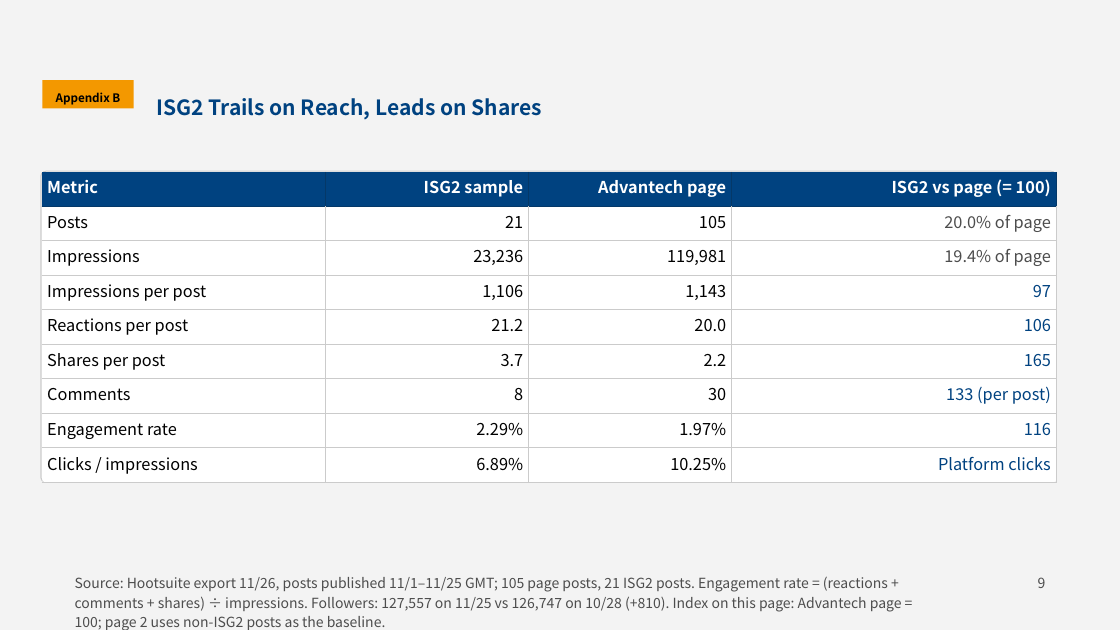
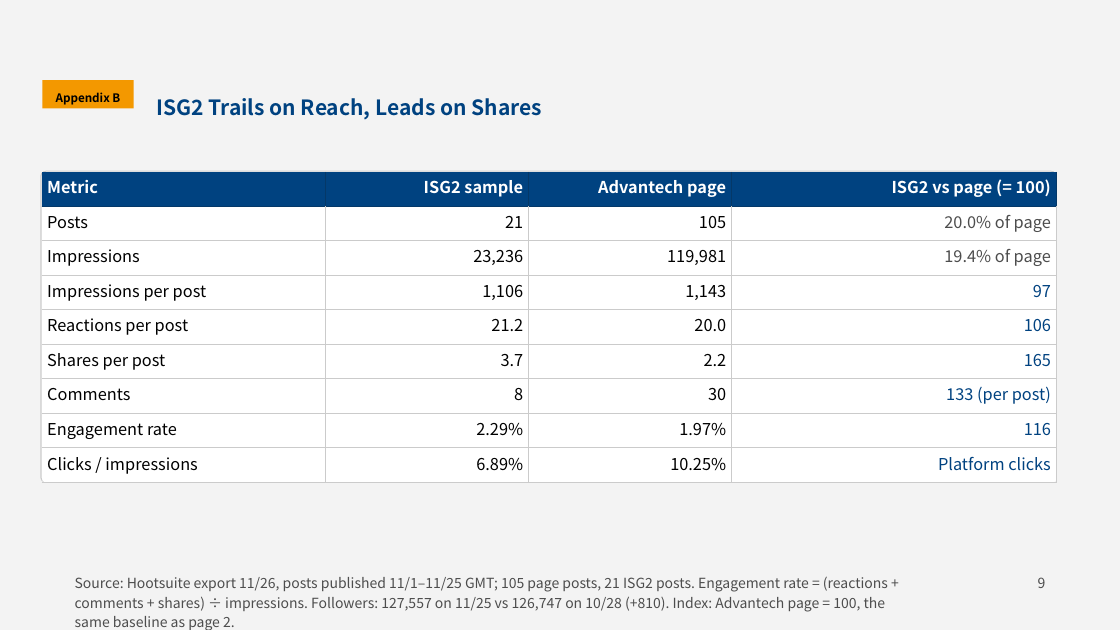
Before and after one commit to jt1123tay-arch/joshua, a slide deck: slide 9 of ISG2_20261126_NOV_Monthly_Report_EN.pptx. Drawn at 1120x630 pixels with LibreOffice and Linux fonts; fonts in the diff are those of the drawing; background and template pictures are left out. Boxes give left, top, right and bottom in pixels: in the first picture for what was removed or moved away, otherwise in the second. Text is boxed around its words. In the diff, an @@ line names an element or a change of style, - is before the commit and + after.

```diff
--- a/ISG2_20261126_NOV_Monthly_Report_EN.pptx
+++ b/ISG2_20261126_NOV_Monthly_Report_EN.pptx
@@ text at (75, 577, 888, 630): text changed @@
-Source: Hootsuite export 11/26, posts published 11/1–11/25 GMT; 105 page posts, 21 ISG2 posts. Engagement rate = (reactions + comments + shares) ÷ impressions. Followers: 127,557 on 11/25 vs 126,747 on 10/28 (+810). Index on this page: Advantech page = 100; page 2 uses non-ISG2 posts as the baseline.
+Source: Hootsuite export 11/26, posts published 11/1–11/25 GMT; 105 page posts, 21 ISG2 posts. Engagement rate = (reactions + comments + shares) ÷ impressions. Followers: 127,557 on 11/25 vs 126,747 on 10/28 (+810). Index: Advantech page = 100, the same baseline as page 2.
```
Also in this commit, not shown: 5 other slides changed, 1 other file.
